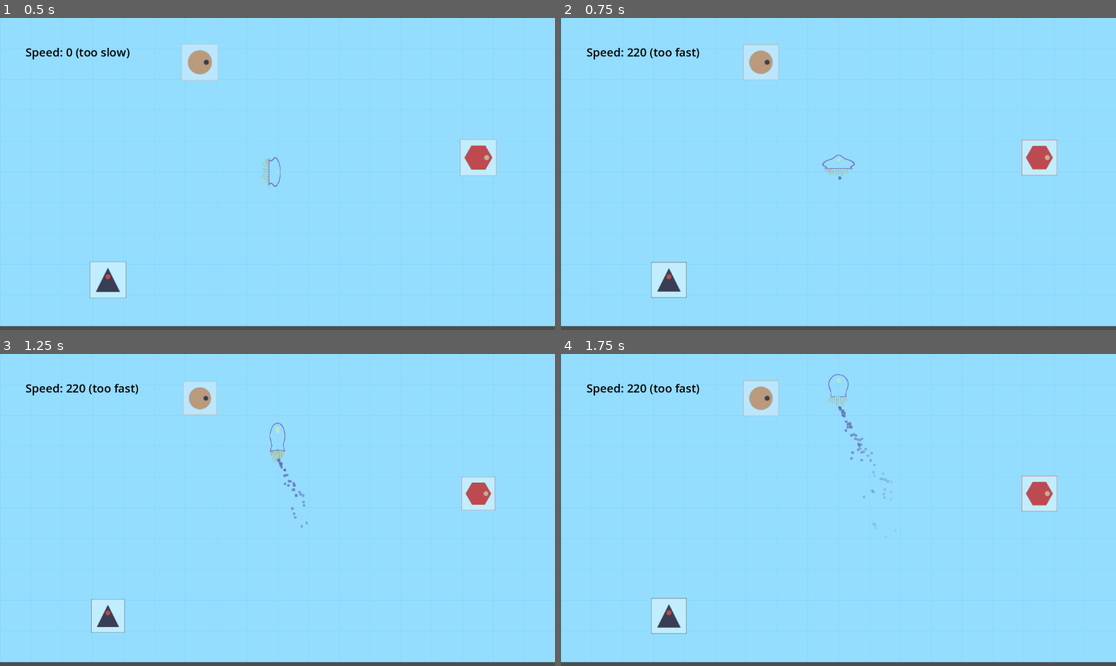
Above: before the commit, frames 1-4 (two rows, left to right).
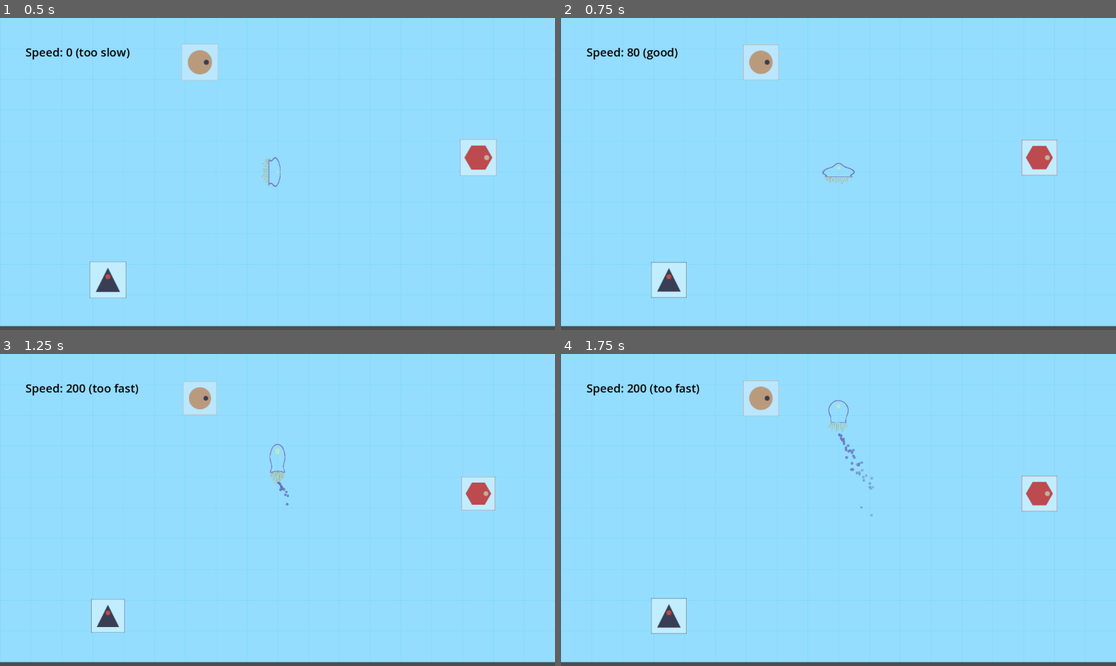
Above: after the commit, the same moments.

Repository: nurlopez/ictiopia
Game: Godot game, scene res://scenes/Main.tscn
The game is run twice, just before and just after one commit, with the same random seed, the same clock (stepped at 60 frames per second) and the same inputs. The engine's default icon, where the game draws it, is replaced by a stand-in: a white triangle on a blue panel in a dark square.
Inputs:
- Up to frame 1 (0.5 s): no input
- Up to frame 2 (0.75 s): hold Up (move_up) from 0.53 s (still down)
- Up to frame 3 (1.25 s): keep holding Up (move_up)
- Up to frame 4 (1.75 s): keep holding Up (move_up)

Frame 1 is identical in both runs. In frame 2, 0.4% of the frame differs, in the area x 11-53%, y 9-54%; in frame 3, 0.4%; in frame 4, 0.5%, in the area x 13-60%, y 6-56%.

Commit message:
feat(level1):  tweaked speed label and collision behaviour

Diff:
--- a/levels/speed_label.gd
+++ b/levels/speed_label.gd
@@ -6,8 +6,8 @@
 @onready var ictio := get_node_or_null("%Ictio")
 
 # Match these to your collectible defaults for accurate feedback
-@export var min_effective_speed: float = 60.0
-@export var max_effective_speed: float = 140.0
+@export var min_effective_speed: float = 40.0
+@export var max_effective_speed: float = 160.0
 
 
 func _process(_delta: float) -> void:
--- a/scenes/actors/ictio.gd
+++ b/scenes/actors/ictio.gd
@@ -1,9 +1,9 @@
 extends CharacterBody2D
 
 # --- Movement tunables ---
-@export var max_speed: float = 220.0
-@export var accel: float = 1200.0
-@export var friction: float = 900.0
+@export var max_speed: float = 200.0
+@export var accel: float = 400.0
+@export var friction: float = 500.0
 
 # --- Bubbles (GPUParticles2D) refs ---
 @onready var bubbles: GPUParticles2D = $Bubbles
--- a/scenes/environment/collectible.gd
+++ b/scenes/environment/collectible.gd
@@ -13,9 +13,14 @@
 @export var icon_modulate: Color = Color.WHITE
 
 # --- Speed Moderation (Mechanic I) ---
-@export var min_effective_speed: float = 60.0   # below this = too slow, no rotation
-@export var max_effective_speed: float = 140.0  # above this = too fast, no rotation
+@export var min_effective_speed: float = 40.0   # below this = too slow, no rotation
+@export var max_effective_speed: float = 160.0  # above this = too fast, no rotation
 @export var knockback_pixels: float = 48.0      # bounce distance on wrong speed
+@export var proximity_radius: float = 120.0     # distance for color feedback
+
+# --- Internal state ---
+var _wobble_tween: Tween = null
+var _original_modulate: Color
 
 # --- Rotation puzzle ---
 @export var angle_step_deg: float = 45.0
@@ -75,17 +80,56 @@
 	# Group for LevelController counting
 	add_to_group("collectibles")
 
+	# Store original color for proximity feedback
+	_original_modulate = sprite.modulate
+
+
+func _process(_delta: float) -> void:
+	# Proximity color feedback based on Ictio's speed
+	var ictio := get_node_or_null("%Ictio")
+	if ictio == null or sprite == null:
+		return
+
+	var dist: float = global_position.distance_to(ictio.global_position)
+	if dist > proximity_radius:
+		# Outside range - restore original color
+		sprite.modulate = _original_modulate
+		return
+
+	# Inside proximity range - tint based on speed
+	var speed: float = ictio.velocity.length()
+	var tint: Color
+	if speed < min_effective_speed:
+		# Too slow - blue-grey tint
+		tint = Color(0.6, 0.7, 0.9)
+	elif speed > max_effective_speed:
+		# Too fast - reddish tint
+		tint = Color(1.0, 0.6, 0.5)
+	else:
+		# Goldilocks zone - green tint (good!)
+		tint = Color(0.5, 1.0, 0.6)
+
+	# Blend tint with original based on proximity (closer = stronger tint)
+	var blend: float = 1.0 - (dist / proximity_radius)
+	sprite.modulate = _original_modulate.lerp(tint, blend * 0.7)
+
 
 func _wobble() -> void:
 	# Visual feedback: object wobbles but does NOT rotate
 	if sprite == null:
 		return
-	var original_rot: float = sprite.rotation_degrees
-	var tween := create_tween()
-	tween.tween_property(sprite, "rotation_degrees", original_rot + 8.0, 0.05)
-	tween.tween_property(sprite, "rotation_degrees", original_rot - 8.0, 0.1)
-	tween.tween_property(sprite, "rotation_degrees", original_rot + 4.0, 0.08)
-	tween.tween_property(sprite, "rotation_degrees", original_rot, 0.07)
+
+	# Kill any existing wobble to prevent drift from mid-animation captures
+	if _wobble_tween and _wobble_tween.is_valid():
+		_wobble_tween.kill()
+
+	# Use logical angle (current_angle_deg), not visual angle, as the return target
+	var target_rot: float = current_angle_deg
+	_wobble_tween = create_tween()
+	_wobble_tween.tween_property(sprite, "rotation_degrees", target_rot + 8.0, 0.05)
+	_wobble_tween.tween_property(sprite, "rotation_degrees", target_rot - 8.0, 0.1)
+	_wobble_tween.tween_property(sprite, "rotation_degrees", target_rot + 4.0, 0.08)
+	_wobble_tween.tween_property(sprite, "rotation_degrees", target_rot, 0.07)
 
 
 func _on_body_entered(body: Node) -> void:
@@ -96,20 +140,20 @@
 	if ictio == null:
 		return
 
+	# --- Always bounce Ictio back on collision ---
+	var dir: Vector2 = (ictio.global_position - global_position).normalized()
+	ictio.set_deferred("global_position", ictio.global_position + dir * knockback_pixels)
+	var v: Vector2 = ictio.velocity
+	v = v - dir * 100.0
+	ictio.set_deferred("velocity", v)
+
 	# --- Speed Moderation (Mechanic I) ---
 	var speed: float = ictio.velocity.length()
 	var in_goldilocks: bool = speed >= min_effective_speed and speed <= max_effective_speed
 
 	if not in_goldilocks:
-		# Wrong speed: wobble + bounce back, NO rotation
+		# Wrong speed: wobble, NO rotation
 		_wobble()
-
-		# Bounce Ictio back
-		var dir: Vector2 = (ictio.global_position - global_position).normalized()
-		ictio.set_deferred("global_position", ictio.global_position + dir * knockback_pixels)
-		var v: Vector2 = ictio.velocity
-		v = v - dir * 100.0
-		ictio.set_deferred("velocity", v)
 
 		# Fail SFX
 		if fail_sound and audio_player:
